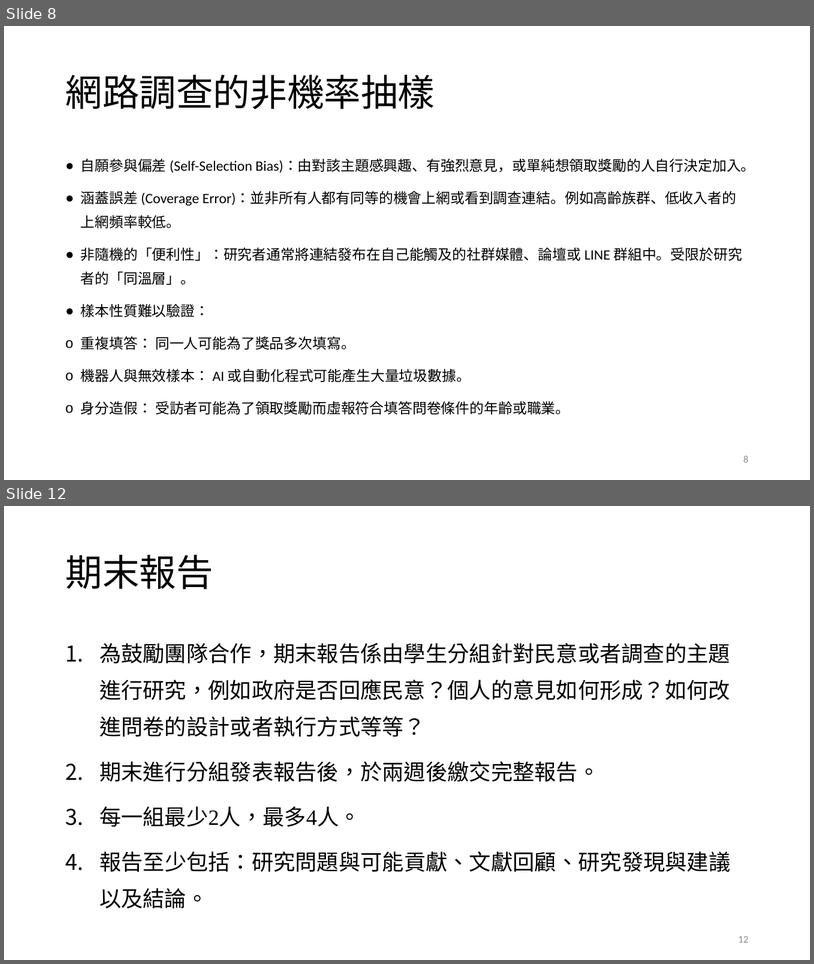
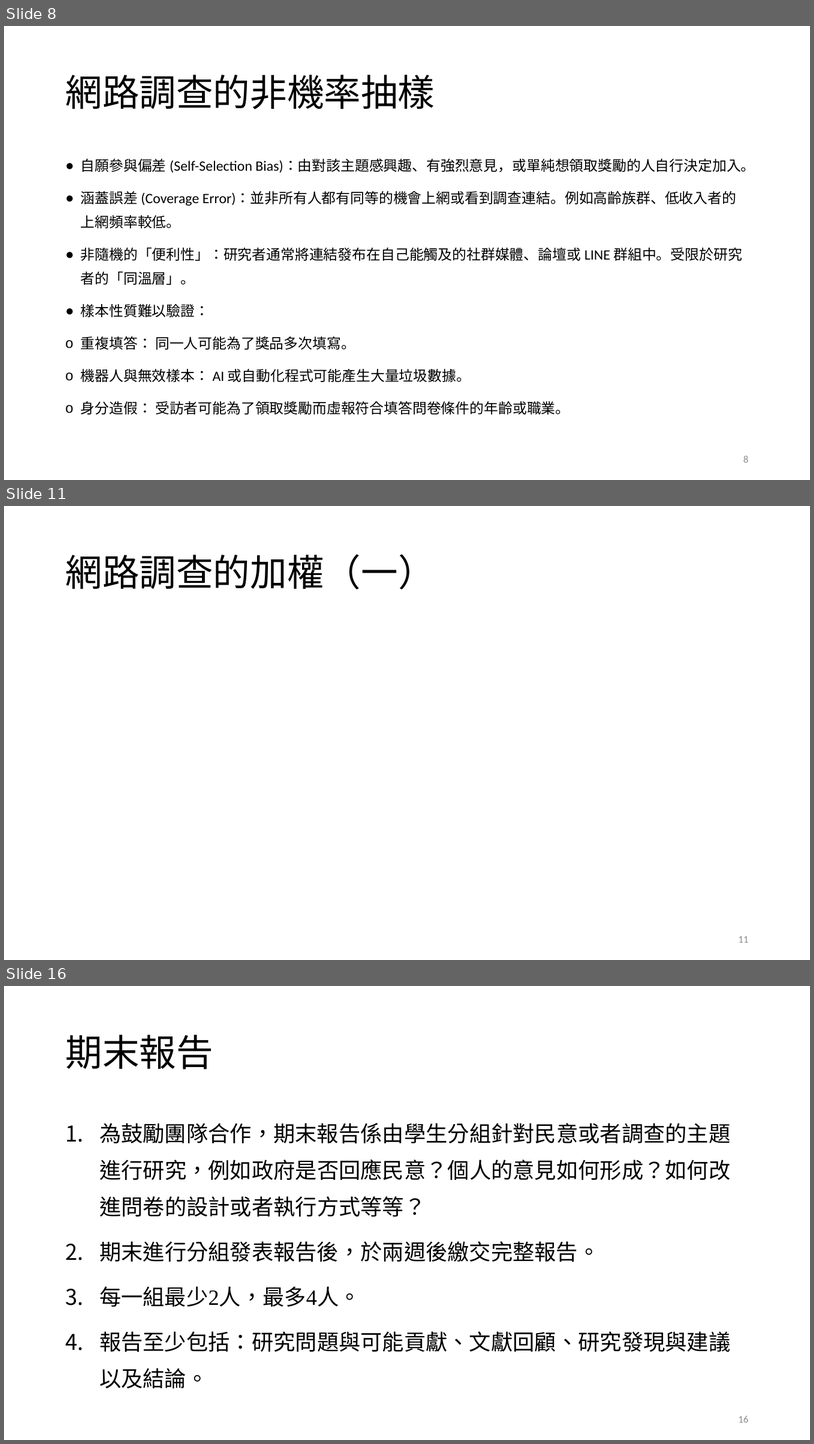
Before and after one commit to TsaiChiahung/PublicOpinion2026, a slide deck: 投影片/民意與調查Week4.pptx. Shown one above the other, each under a label of ours: slides 8 and 12 before the commit, slides 8, 11 and 16 after it; the slides between them are not shown. The pictures are 814x964 and 814x1444 pixels, drawn with LibreOffice and Linux fonts; fonts in the diff are those of the drawing; grey boxes stand for pictures. Boxes give left, top, right and bottom in pixels: in the first picture for what was removed or moved away, otherwise in the second. Text is boxed around its words. In the diff, an @@ line names an element or a change of style, - is before the commit and + after.

```diff
--- a/投影片/民意與調查Week4.pptx
+++ b/投影片/民意與調查Week4.pptx
@@ slide 11 added at <box>4,506,810,960</box>, background #FFFFFF @@
@@ title added at <box>65,554,435,589</box>, 44 pt, text #000000 @@
+網路調查的加權（一）
@@ page number added at <box>738,936,749,942</box>, 12 pt, text #8C8C8C @@
+11
@@ what was slide 12 is now slide 16 @@
@@ page number at <box>738,1416,749,1422</box>: text changed @@
-12
+16
```
Also in this commit, not shown: 3 slides changed, 3 other slides added, 1 other file.
